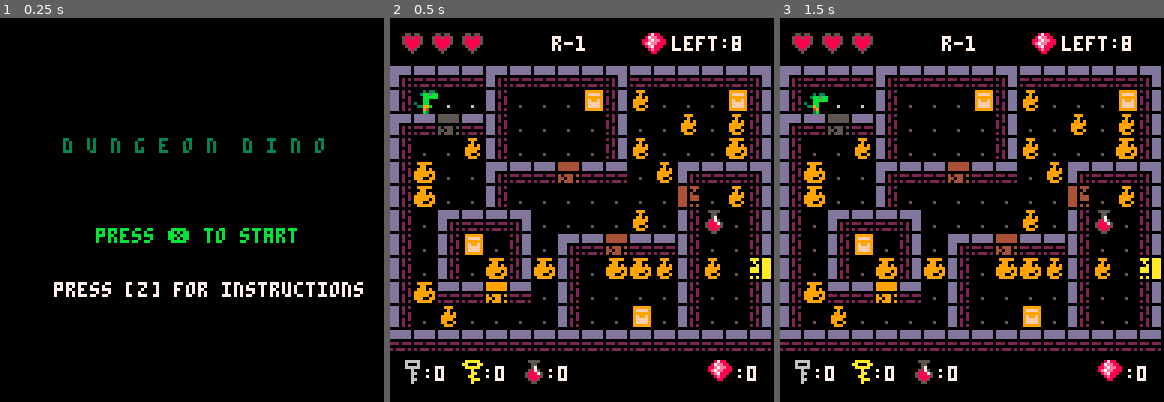
Above: before the commit, frames 1-3 (left to right).
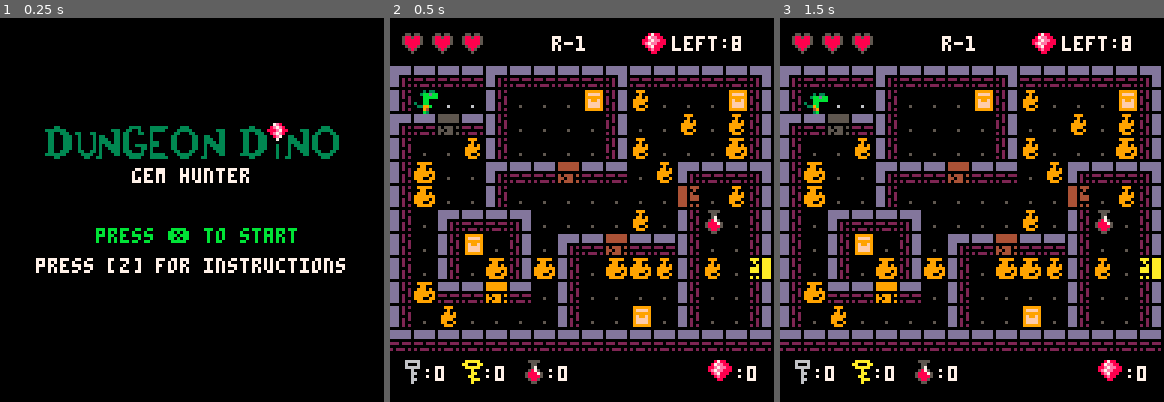
Above: after the commit, the same moments.

Repository: robotspacefish/dungeon_dino
Game: PICO-8 cartridge dungeon_dino.p8
Two runs of this game, one before a commit and one after it. Both use one fixed random seed, a clock stepped at 60 frames per second and the inputs below.
Inputs:
- Up to frame 1 (0.25 s): no input
- Up to frame 2 (0.5 s): tap X (X key) at 0.33 s
- Up to frame 3 (1.5 s): tap O (Z key) at 0.7 s; tap X (X key) at 1.07 s

The runs differ from the first frame. In frame 1, 5.8% of the frame differs, in the area x 9-95%, y 27-73%; in frame 2, nothing differs; in frame 3, nothing differs.

Commit message:
center title screen text/logo

Diff:
--- a/dungeon_dino.p8
+++ b/dungeon_dino.p8
@@ -89,9 +89,9 @@
 end
 --============== draws ========================================================
 function draw_instructions()
-	print("instructions",40,8,7)
+	print("how to play",hcenter("how to play"),8,7)
 	print("todo", 55,40,8)
-	print("press ❎ to start",32,100,11)
+	print("press ❎ to start",hcenter("press ❎ to start"),100,11)
 end
 
 function draw_game()
@@ -111,11 +111,36 @@
 function draw_title()
 	flashcount+=1
 	-- cls()
-	print("d u n g e o n  d i n o",21,40,3)
-	flash_txt("press ❎ to start",32,70,11)
-	print("press [z] for instructions",18,88,7)
-end
-
+	-- print("d u n g e o n  d i n o",21,40,3)
+	local subtitle="gem hunter"
+	local start_txt="press ❎ to start"
+	local instruction_txt="press [z] for instructions"
+	local logo_length=98
+	-- spr(32,21,45,13,2)
+	spr(32,64-(logo_length/2),35,13,2)
+	-- print("gem hunter",50,60,7)
+	print(subtitle,hcenter(subtitle),50,7)
+	flash_txt(start_txt,hcenter(start_txt),70,11)
+	print(instruction_txt,hcenter(instruction_txt),80,7)
+end
+
+--==================== center text =============================
+function hcenter(s)
+  -- screen center minus the
+  -- string length times the
+  -- pixels in a char's width,
+  -- cut in half
+  return 64-#s*2
+end
+
+function vcenter(s)
+  -- screen center minus the
+  -- string height in pixels,
+  -- cut in half
+  return 61
+end
+
+-- ====== https://pico-8.fandom.com/wiki/Centering_Text ========
 -->8
 --===== collision functions ======================================
 function has_flag(next_tile,flag)
Not shown, added: .DS_Store
Not shown, changed: spritesheet.png
